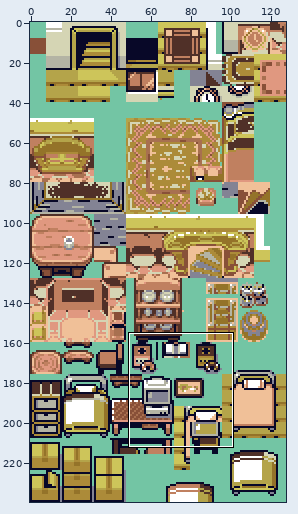
Sprite sheet: data/tilesets/secondary/brendans_mays_house/tiles.png. The picture above shows the old version from afar; the outline marks the close-up.
Close-up. The starting point:
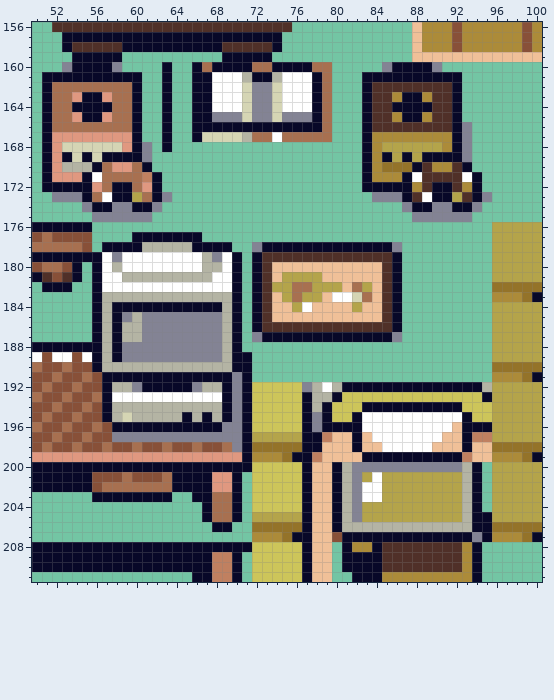
The file is 128x240 pixels. Shown: x 50..100, y 156..211. The commit also changed other parts of the picture, which this record leaves out.
And afterwards:
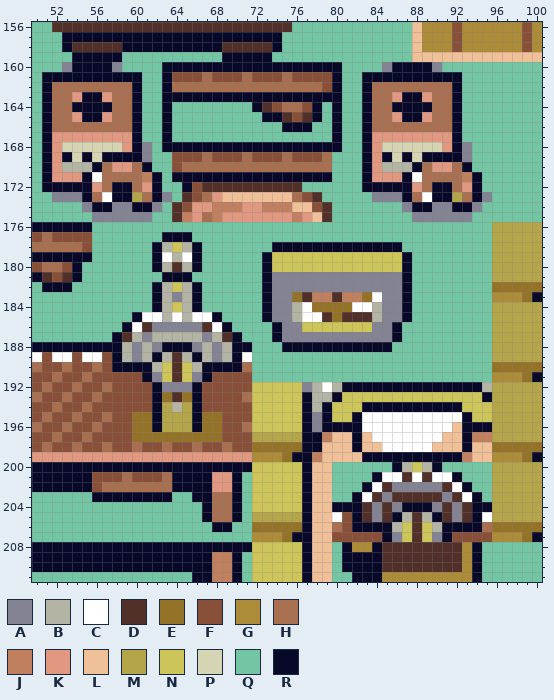
Palette (. is transparent): A #838394  B #b4b4a4  C #ffffff  D #503028  E #947329  F #885038  G #ac8b39  H #a87050  J #c08060  K #e09880  L #f0c098  M #b4a44a  N #cdc55a  P #d5d5b4  Q #73c5a4  R #080828
Changes in this commit:
Changed rows in their new state; - is an unchanged pixel.
first column x 56:
160 --------RR-R----RR----RRR---------------
161 --------FFFHFFFHFFFHFFFFR---------------
162 --------HHHHHHHHHHHHHHHFR---HHHHHHHH----
163 --------RR--RRRRRRRRRR-RR---HHK--KHH----
164 ----------QQQQQQRDFHHF-QR---HH----HH----
165 ----------QQQQQQQRRDFD-QR---HHK--KHH----
166 ----------QQQQQQQQQ---QQR---HHHHHHHH-Q--
167 ----------QQQQQQQQQQQQQQR---KKKKKKKK-Q--
168 --------RRRRRRRRRRRRRRRRR---KPPPPPPK----
169 --------FFFHFFFHFFFHFFFH----K-P-P-------
170 --------FHHHHHHHHHHHHHHH----KBBB-HKKH---
171 --------RRRRRRRRRRRRRRRR----KKK--HHHHJ--
172 ---------RFDDDDDDDDDD-----------KH--HK--
173 ---------DFHKLLLLLLLHFD---------H----H--
174 --------DFKKJJJKKJJJLLFD----------------
175 --------DJKHJKKKKKKKJKLD----------------
177 ----QQQ---Q-----------------------------
178 -QQQQQR-N--QQQ--QQ------------R---------
179 QQQQQQR-B-RQQQQ-QRNNNNNNNNNNNNNR--------
180 QQQQQQRBDBRQQQQ-QRNNNNNNNNNNNNNR--------
181 QQQQQQQRRRQQQQQ-QRAAAAAAAAAAAAAR--------
182 QQQQQQRBNBRQQQQ-QRAAAAAAAAAAAAAR--------
183 QQQQQQR-A-RQQQQ-QRAAEDJJDJJECAAR--------
184 QQQQQQ-BNB-QQQQ-QRAAB-EEEECCBAAR--------
185 QQQQRCCBCBCCRQQ-QRAABCCDEDDDBAAR--------
186 QQQRCD-----DCRQ-QQRAANNNNNNNAA----------
187 QQ-D--BBBBB-BD--QQ-AAAAAAAAAAAR---------
188 -R-B-B-RRR-B---R---RRRRRRRRRRR----------
189 CF-B-BRBDBRB---C------------------------
190 HFRRRR-NDN-RRR-H------------------------
191 -FFFF-ANDNA-FFFF------------------------
192 -HFFFF-AAARFFFFF------------------------
193 -FFFFFREDERFFFFH------------------------
194 -FFFFFRM-MRFFFFF------------------------
195 -HFFEERMMMREEFFF------------------------
196 --FFEE-MMM-EEFFH------------------------
197 --FFEEEEEEEEEFFF------------------------
198 --------------FF------------------------
199 ---------------K------------------------
200 ------------------------QQQQQQRBNBRQQQQ-
201 ------------------------QQQQRCCDCDCCRQQ-
202 ------------------------QQQR-DAAAAADCRQ-
203 ------------------------QQR-DADDDDDADC--
204 -------------------------RRDADARRRADAD-R
205 ------------------------CFRDADRBDBRDAD-C
206 ------------------------HFRRRR-NDN-RRR-H
207 -------------------------FFFF-ANDNA-FFFF
